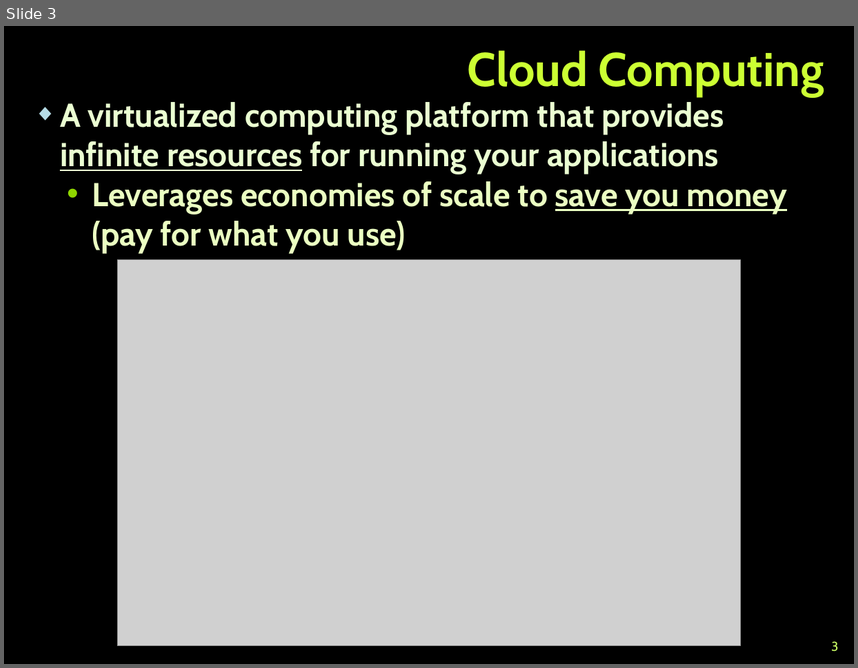
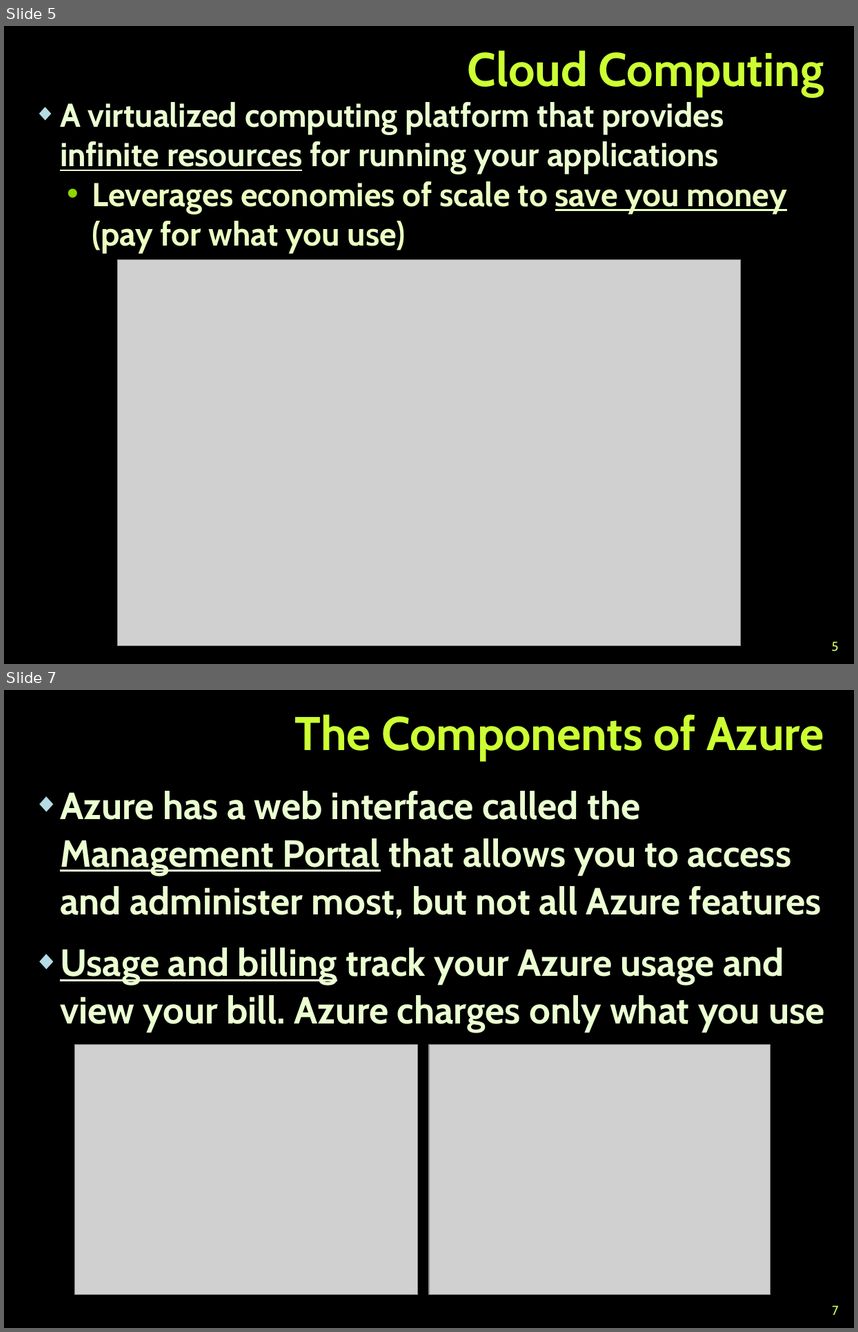
Before and after one commit to TelerikAcademy/Web-Services-and-Cloud, a slide deck: 09. Intro-to-Azure/Intro-to-Azure.pptx. Shown one above the other, each under a label of ours: slide 3 before the commit, slides 5 and 7 after it; the slides between them are not shown. The pictures are 858x668 and 858x1332 pixels, drawn with LibreOffice and Linux fonts; fonts in the diff are those of the drawing; grey boxes stand for pictures; background and template pictures are left out. Boxes give left, top, right and bottom in pixels: in the first picture for what was removed or moved away, otherwise in the second. Text is boxed around its words. In the diff, an @@ line names an element or a change of style, - is before the commit and + after.

Commit message:
Work on Intro-to-Azure.pptx

```diff
--- a/09. Intro-to-Azure/Intro-to-Azure.pptx
+++ b/09. Intro-to-Azure/Intro-to-Azure.pptx
@@ slide 7 added at bbox=[4, 690, 854, 1328], background picture (left out) @@
@@ title added at bbox=[295, 714, 824, 760], 40 pt, text #CCFF33, bold @@
+The Components of Azure
@@ text added at bbox=[60, 791, 825, 1032], 32 pt, text #EBFFD2, bold @@
+◆ Azure has a web interface called the Management Portal that allows you to access and administer most, but not all Azure features
+◆ Usage and billing track your Azure usage and view your bill. Azure charges only what you use
@@ picture added at bbox=[74, 1045, 417, 1294] @@
@@ picture added at bbox=[429, 1045, 771, 1294] @@
@@ page number added at bbox=[832, 1305, 838, 1314], 11 pt, text #CCFF66 @@
+7
@@ what was slide 3 is now slide 5 @@
@@ page number at bbox=[831, 641, 838, 651]: text changed @@
-3
+5
```
Also in this commit, not shown: 8 slides changed, 7 other slides added, 4 slides removed.
